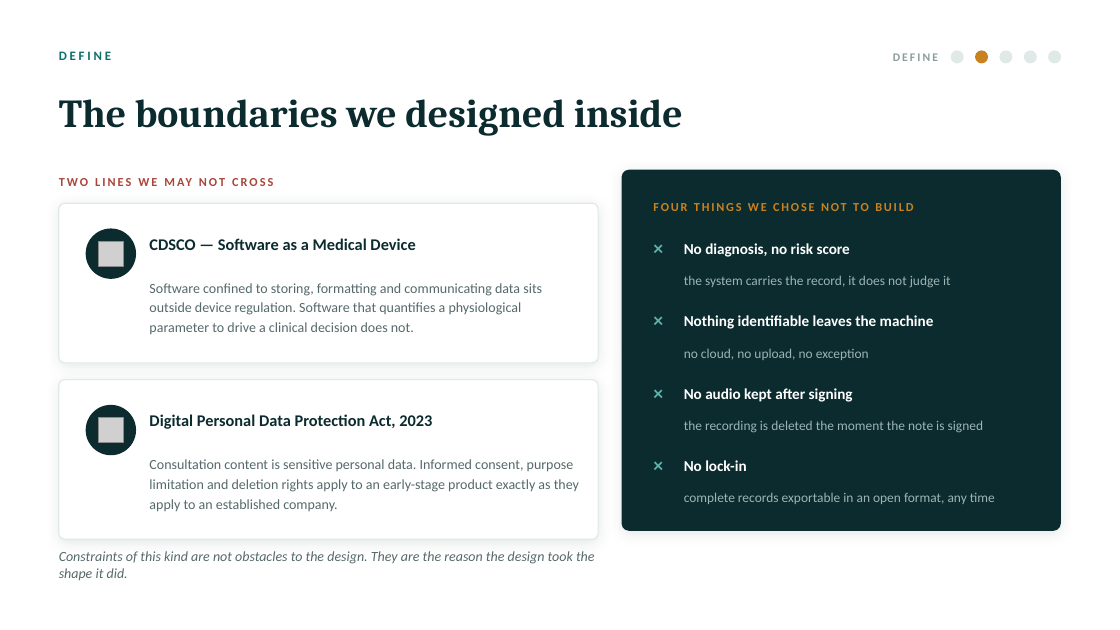
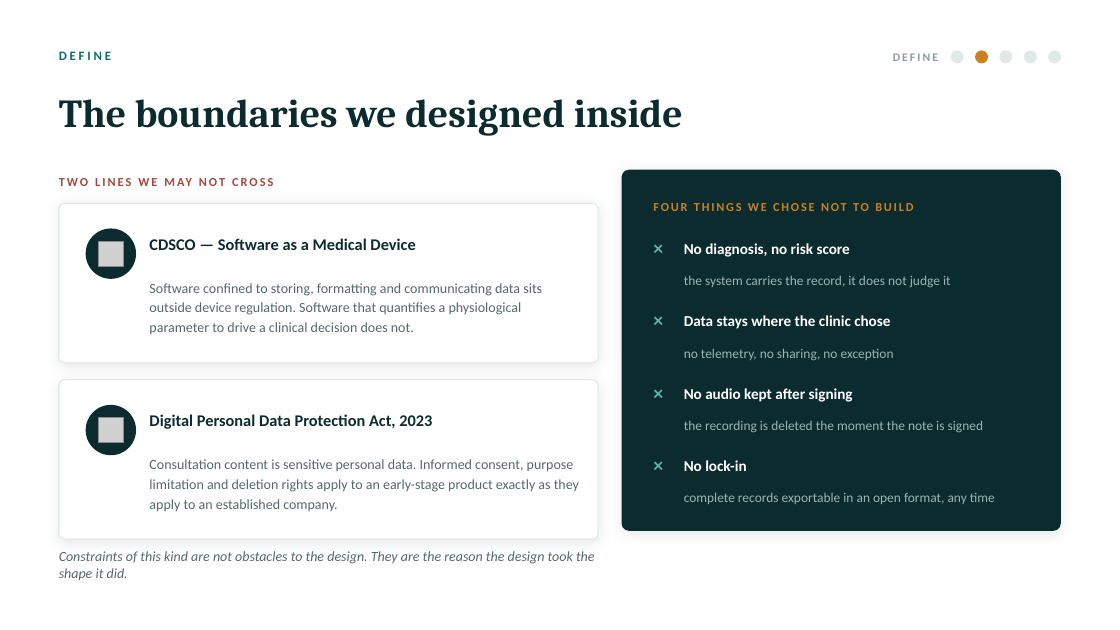
Before and after one commit to realishaanseal/clinicos, a slide deck: slide 12 of artifacts/ClinicOS_DesignThinking_Deck.pptx. Drawn at 1120x630 pixels with LibreOffice and Linux fonts; fonts in the diff are those of the drawing; grey boxes stand for pictures. Boxes give left, top, right and bottom in pixels: in the first picture for what was removed or moved away, otherwise in the second. Text is boxed around its words. In the diff, an @@ line names an element or a change of style, - is before the commit and + after.

```diff
--- a/artifacts/ClinicOS_DesignThinking_Deck.pptx
+++ b/artifacts/ClinicOS_DesignThinking_Deck.pptx
@@ text at box(684, 315, 890, 329): text changed @@
-Nothing identifiable leaves the machine
+Data stays where the clinic chose
@@ text at box(684, 348, 894, 360): text changed @@
-no cloud, no upload, no exception
+no telemetry, no sharing, no exception
```
Also in this commit, not shown: 2 other slides changed, 10 other files.
